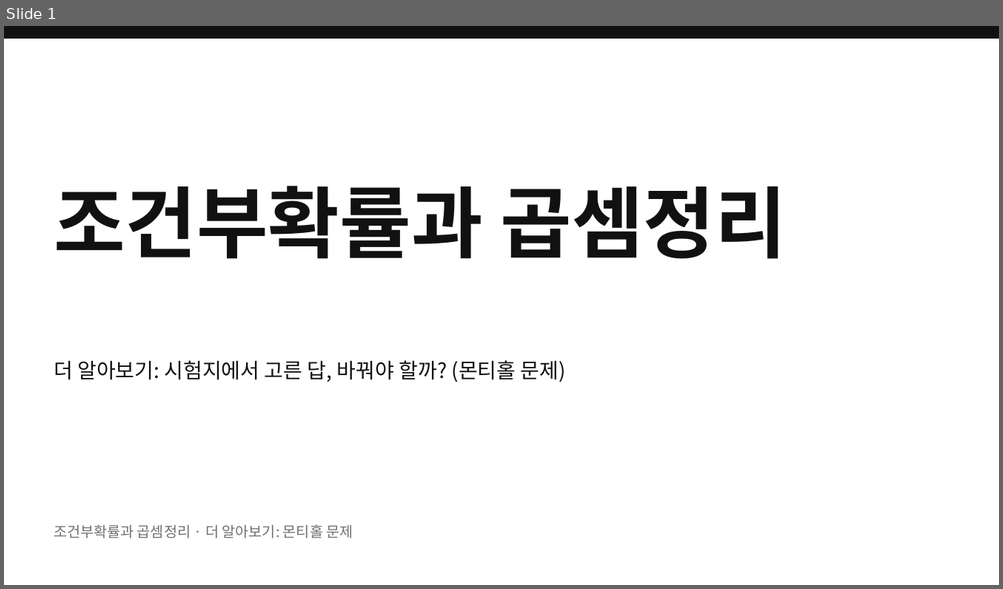
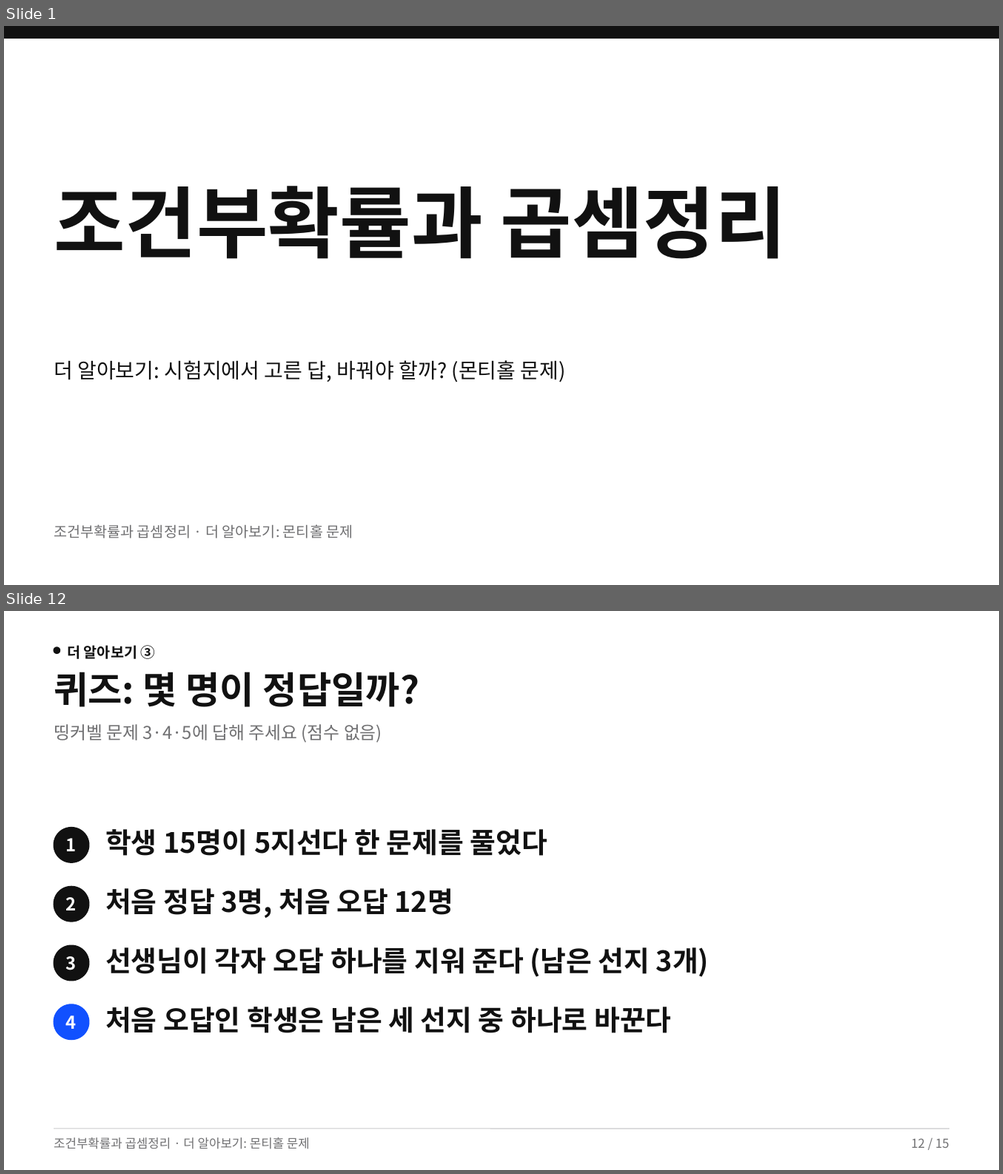
Before and after one commit to yestar02/ms-b4af2784, a slide deck: slides.pptx. Shown one above the other, each under a label of ours: slide 1 before the commit, slides 1 and 12 after it; the slides between them are not shown. The pictures are 1003x589 and 1003x1174 pixels, drawn with LibreOffice and Linux fonts; fonts in the diff are those of the drawing. Boxes give left, top, right and bottom in pixels: in the first picture for what was removed or moved away, otherwise in the second. Text is boxed around its words. In the diff, an @@ line names an element or a change of style, - is before the commit and + after.

Commit message:
격자 삭제, 퀴즈로 변경

```diff
--- a/slides.pptx
+++ b/slides.pptx
@@ slide 12 added at bbox=[4, 611, 999, 1170], background #FFFFFF @@
@@ ellipse added at bbox=[54, 647, 60, 653], fill #111111, outline #111111 1 pt @@
@@ text added at bbox=[67, 645, 156, 659], 14 pt, text #111111, bold @@
+더 알아보기 ③
@@ text added at bbox=[54, 672, 419, 707], 36 pt, text #111111, bold @@
+퀴즈: 몇 명이 정답일까?
@@ text added at bbox=[54, 724, 382, 743], 17 pt, text #707072 @@
+띵커벨 문제 3·4·5에 답해 주세요 (점수 없음)
@@ ellipse added at bbox=[54, 827, 89, 863], fill #111111, outline #111111 1 pt @@
@@ text added at bbox=[105, 829, 547, 856], 27 pt, text #111111, bold @@
+학생 15명이 5지선다 한 문제를 풀었다
@@ text added at bbox=[66, 838, 77, 851], 17 pt, text #FFFFFF, bold @@
+1
@@ ellipse added at bbox=[54, 886, 89, 921], fill #111111, outline #111111 1 pt @@
@@ text added at bbox=[66, 897, 77, 911], 17 pt, text #FFFFFF, bold @@
+2
@@ text added at bbox=[105, 889, 453, 918], 27 pt, text #111111, bold @@
+처음 정답 3명, 처음 오답 12명
@@ ellipse added at bbox=[54, 946, 89, 981], fill #111111, outline #111111 1 pt @@
@@ text added at bbox=[66, 957, 77, 971], 17 pt, text #FFFFFF, bold @@
+3
@@ text added at bbox=[105, 948, 708, 977], 27 pt, text #111111, bold @@
+선생님이 각자 오답 하나를 지워 준다 (남은 선지 3개)
@@ ellipse added at bbox=[54, 1005, 89, 1040], fill #1151FF, outline #1151FF 1 pt @@
@@ text added at bbox=[105, 1007, 671, 1034], 27 pt, text #111111, bold @@
+처음 오답인 학생은 남은 세 선지 중 하나로 바꾼다
@@ text added at bbox=[66, 1016, 77, 1029], 17 pt, text #FFFFFF, bold @@
+4
@@ text added at bbox=[54, 1138, 310, 1150], 12 pt, text #707072 @@
+조건부확률과 곱셈정리 · 더 알아보기: 몬티홀 문제
@@ line added from (54, 1129) to (949, 1129), #CACACB 0.75 pt @@
@@ text added at bbox=[910, 1139, 949, 1148], 12 pt, text #707072 @@
+12 / 15
```
Also in this commit, not shown: 13 slides changed, 2 slides removed, 1 other file.
